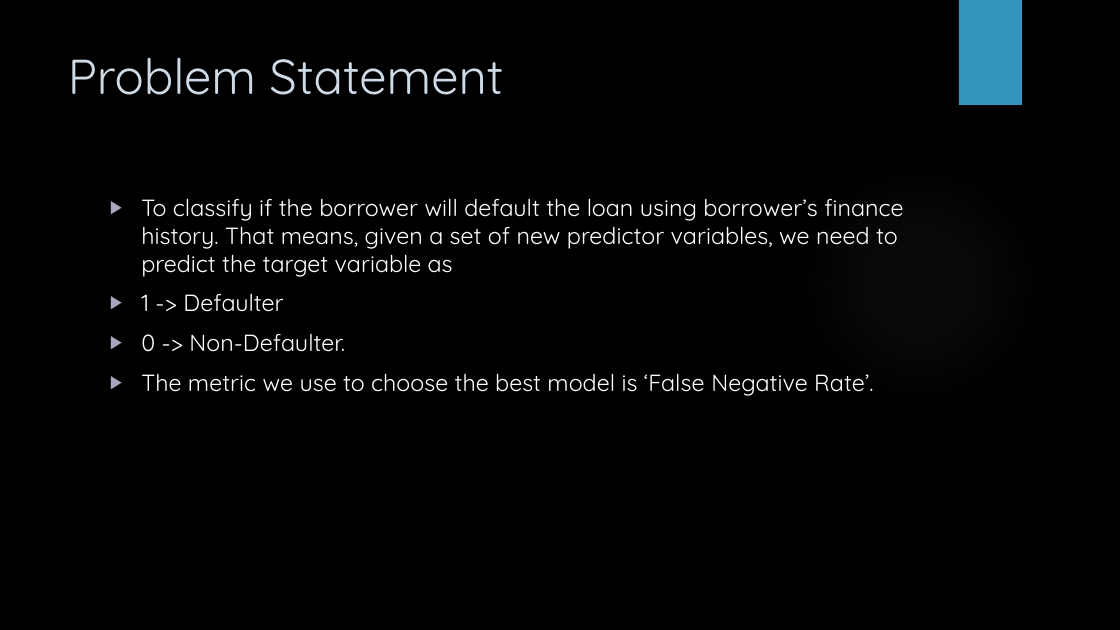
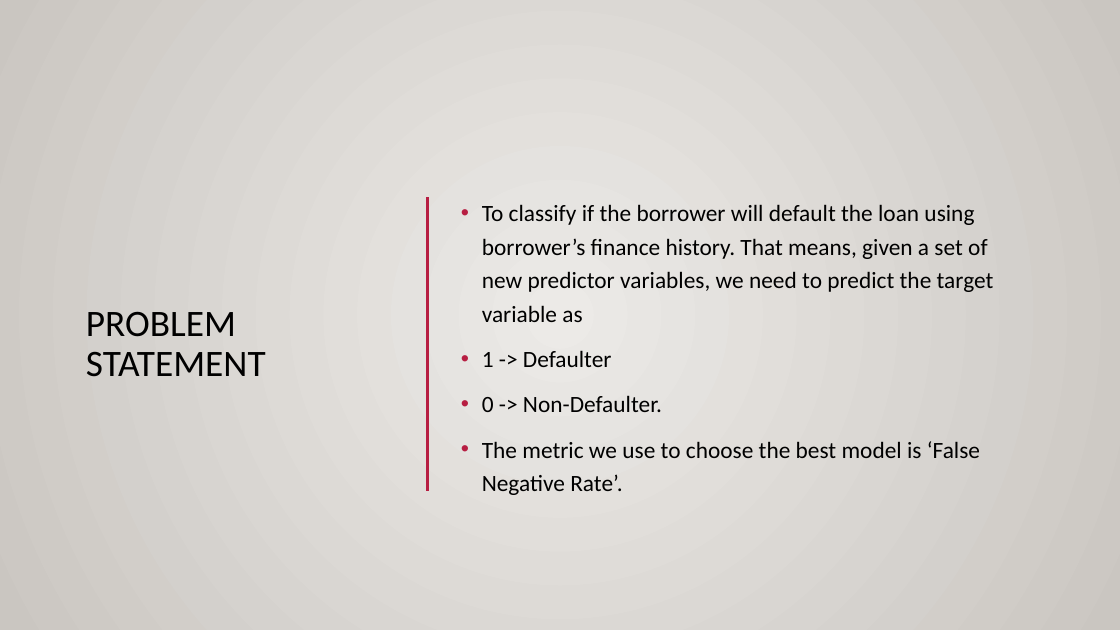
Before and after one commit to sakshamsood2110/pyJupyter, a slide deck: slide 3 of Project/Loan Default Prediction with Predictive Analysis.pptx. Drawn at 1120x630 pixels with LibreOffice and Linux fonts; fonts in the diff are those of the drawing; background and template pictures are left out. Boxes give left, top, right and bottom in pixels: in the first picture for what was removed or moved away, otherwise in the second. Text is boxed around its words. In the diff, an @@ line names an element or a change of style, - is before the commit and + after.

```diff
--- a/Project/Loan Default Prediction with Predictive Analysis.pptx
+++ b/Project/Loan Default Prediction with Predictive Analysis.pptx
@@ background picture (left out) to gradient #ECEAE7 to #CAC7C1 @@
@@ rectangle added at (0,0,1120,630), fill gradient #ECEAE7 to #CAC7C1 @@
@@ rectangle removed at (959,0,1022,105) @@
@@ title "PROBLEM STATEMENT" at (86,311,266,377): vertical alignment top to middle @@
@@ text "To classify if the borrower ...": place and size @@
-text "To classify if the borrower ..." at (141,198,903,396)
+text "To classify if the borrower ..." at (482,204,994,495)
@@ text "To classify if the borrower ..." at (482,204,994,495): font Quicksand to Calibri, text colour #FFFFFF to #000000; bullet ▶ to •; line spacing 1 to 1.2; bullet colour #AAA7BC to #B71E42; vertical alignment top to middle @@
@@ line added from (134, 170) to (1017, 170), #B71E42 2.5 pt @@
@@ ellipse removed at (791,154,1049,413) @@
@@ rectangle added at (0,186,1120,563), fill gradient #DFDBD5 @@
@@ line added from (428, 197) to (428, 492), #B71E42 2.5 pt @@
@@ title at (86,311,266,377): text changed; size 42 to 32 pt; font Quicksand to Calibri; text colour #CEDBE6 to #000000 @@
-Problem Statement
+PROBLEM STATEMENT
@@ line added from (0, 563) to (1120, 563), #000001 1 pt @@
```
Also in this commit, not shown: 8 other slides changed.
